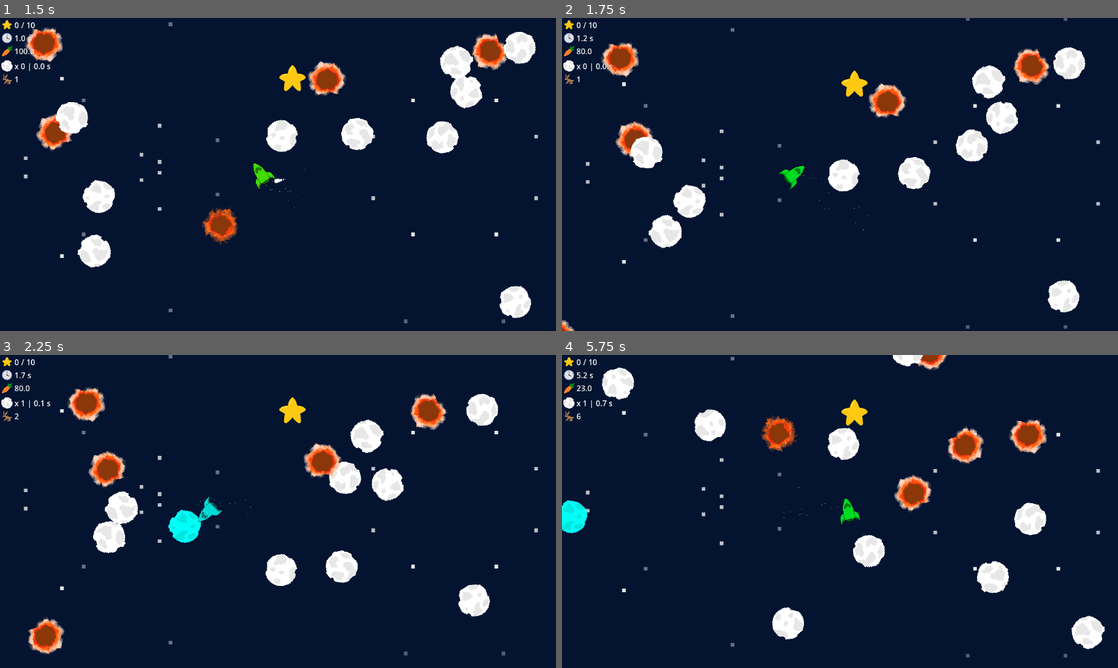
Above: before the commit, frames 1-4 (two rows, left to right).
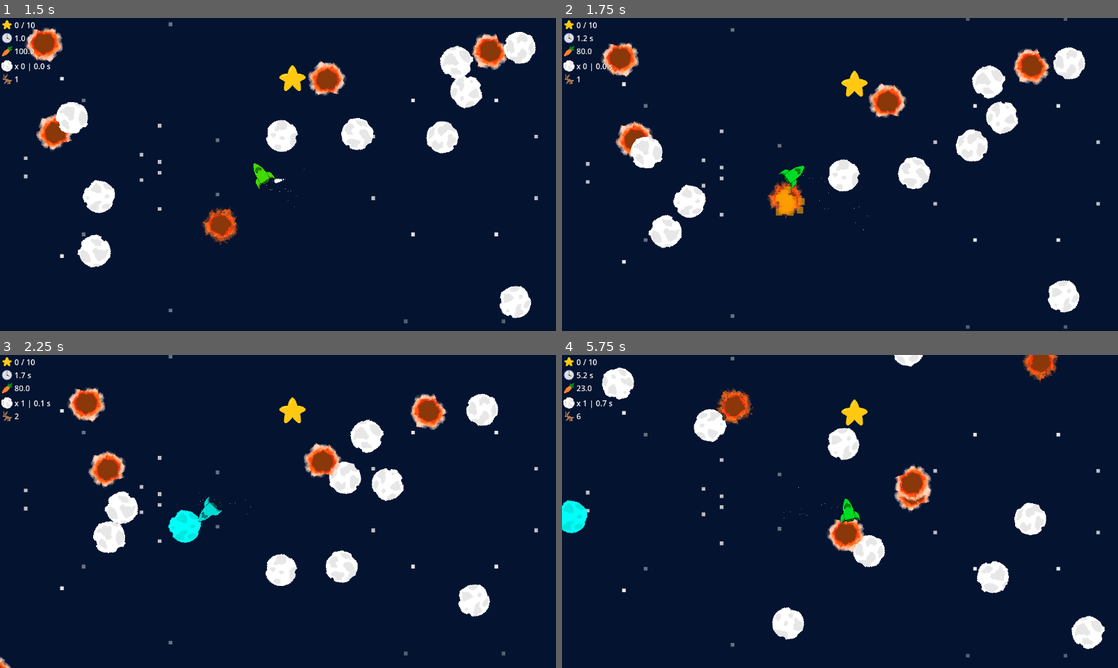
Above: after the commit, the same moments.

Repository: Setry/gj-solo
Game: Godot game, scene res://Scenes/MainTest.tscn
The game is run twice, just before and just after one commit, with the same random seed, the same clock (stepped at 60 frames per second) and the same inputs.
Inputs:
- Up to frame 1 (1.5 s): tap Enter at 0.5 s; hold Space (press) 0.53-1.28 s; tap Space (press) at 1.35 s
- Up to frame 2 (1.75 s): no input
- Up to frame 3 (2.25 s): hold Space (press) from 2.03 s (still down)
- Up to frame 4 (5.75 s): release Space (press) at 2.78 s; tap Space (press) at 2.85, 4.35 s; hold Space (press) 3.53-4.28 s; hold Space (press) from 5.03 s (still down)

Frame 1 is identical in both runs. In frame 2, 0.6% of the frame differs, in the area x 0-44%, y 52-100%; in frame 3, 0.6%; in frame 4, 3.8%, in the area x 23-90%, y 0-64%.

Commit message:
more ugly particels

Diff:
--- a/Scenes/UI.tscn
+++ b/Scenes/UI.tscn
@@ -206,7 +206,7 @@
 
 [node name="LoseText" type="Label" parent="MarginContainer2/LoseContainer"]
 layout_mode = 2
-text = "YOU LOSE"
+text = "Out of carrots, better luck next time."
 label_settings = SubResource("LabelSettings_mqm5i")
 
 [node name="WinContainer" type="VBoxContainer" parent="MarginContainer2"]
@@ -218,7 +218,7 @@
 [node name="WinText" type="Label" parent="MarginContainer2/WinContainer"]
 layout_mode = 2
 size_flags_horizontal = 4
-text = "YOU WIN
-CONGRATS"
+text = "Congratulation!
+You managed to Collect all 10 Stars!"
 label_settings = SubResource("LabelSettings_jnovg")
 horizontal_alignment = 1
--- a/assets/Enemy.tscn
+++ b/assets/Enemy.tscn
@@ -1,7 +1,11 @@
-[gd_scene load_steps=4 format=3 uid="uid://b4hu7d53g2utr"]
+[gd_scene load_steps=5 format=3 uid="uid://b4hu7d53g2utr"]
 
 [ext_resource type="Script" uid="uid://dmbhta84b0yx4" path="res://scripts/Enemy.gd" id="1_2fdgs"]
 [ext_resource type="Texture2D" uid="uid://d2ljc2locuii" path="res://Sprites/Enemy2.png" id="2_2fdgs"]
+
+[sub_resource type="Curve" id="Curve_2fdgs"]
+_data = [Vector2(0, 1), 0.0, 0.0, 0, 0, Vector2(0.721591, 0), 0.0, 0.0, 0, 0]
+point_count = 2
 
 [sub_resource type="CircleShape2D" id="CircleShape2D_g2rrn"]
 radius = 31.9
@@ -13,5 +17,23 @@
 scale = Vector2(0.0895833, 0.0895833)
 texture = ExtResource("2_2fdgs")
 
+[node name="Explosion" type="CPUParticles2D" parent="."]
+emitting = false
+amount = 40
+lifetime = 0.5
+one_shot = true
+speed_scale = 2.0
+explosiveness = 1.0
+emission_shape = 1
+emission_sphere_radius = 12.0
+direction = Vector2(0, 0)
+spread = 180.0
+gravity = Vector2(0, 0)
+initial_velocity_max = 250.0
+scale_amount_min = 15.0
+scale_amount_max = 15.0
+scale_amount_curve = SubResource("Curve_2fdgs")
+color = Color(0.988235, 0.619608, 0, 0.635294)
+
 [node name="CollisionShape2D" type="CollisionShape2D" parent="."]
 shape = SubResource("CircleShape2D_g2rrn")
--- a/assets/Player.tscn
+++ b/assets/Player.tscn
@@ -22,7 +22,7 @@
 [node name="Player" type="CharacterBody2D"]
 script = ExtResource("1_16d5g")
 
-[node name="CPUParticles2D" type="CPUParticles2D" parent="."]
+[node name="JumpEmission" type="CPUParticles2D" parent="."]
 position = Vector2(0, 18)
 emitting = false
 amount = 20
--- a/scripts/Enemy.gd
+++ b/scripts/Enemy.gd
@@ -4,6 +4,10 @@
 var min_velocity: float = 2
 var max_velocity: float = 5
 var border_size: float = 20
+
+var lifetime
+var exploded: bool = false
+
 
 func _init() -> void:
 	var mult = (randf() * (max_velocity - min_velocity)) + min_velocity
@@ -15,6 +19,7 @@
 	self.body_entered.connect(_on_body_entered)
 	var sprites = ["res://Sprites/Enemy.png", "res://Sprites/Enemy2.png"]
 	$Sprite2D.texture = load(sprites[floor(randf() * len(sprites))])
+	lifetime = $Explosion.lifetime
 
 func _on_body_entered(body: Node2D):
 	if body.name != "Player":
@@ -23,10 +28,15 @@
 	if body.attached_to != null:
 		return
 
-	var main = get_tree().root.get_node("Node2D")
-	main.enemy_collided()
-	queue_free()
-	get_tree().root.get_node("Node2D").spawn_enemy()
+	if exploded == false:
+		print("col with meterite")
+		$Explosion.emitting = true
+
+		var main = get_tree().root.get_node("Node2D")
+		main.enemy_collided()
+		exploded = true
+#	queue_free()
+#	get_tree().root.get_node("Node2D").spawn_enemy()
 
 func _set_color(color: Color):
 	$Sprite2D.modulate = color
@@ -48,3 +58,10 @@
 	if position.y > cam.position.y + vp.y + border_size or position.y < cam.position.y - border_size:
 		queue_free()
 		get_tree().root.get_node("Node2D").spawn_enemy()
+
+func _process(delta):
+	if exploded == true:
+		lifetime -=delta
+		if lifetime < 0:
+			queue_free()
+			get_tree().root.get_node("Node2D").spawn_enemy()
--- a/scripts/Player.gd
+++ b/scripts/Player.gd
@@ -50,7 +50,7 @@
 func _input(event: InputEvent) -> void:
 	if event.is_action_pressed("press"):
 		var main = get_tree().root.get_node("Node2D")
-		$CPUParticles2D.emitting = true
+		$JumpEmission.emitting = true
 		main.jumped()
 
 		if attached_to != null:
